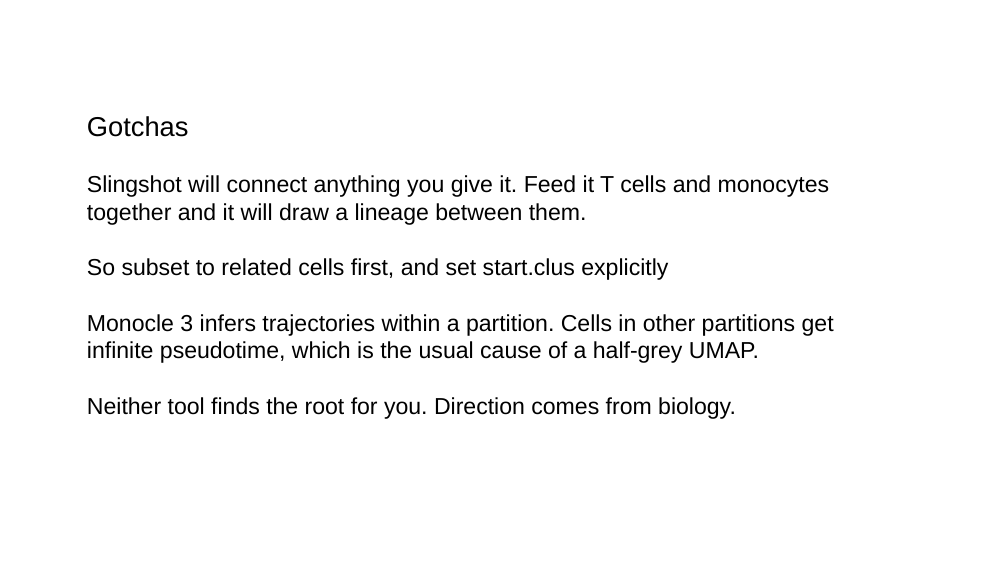
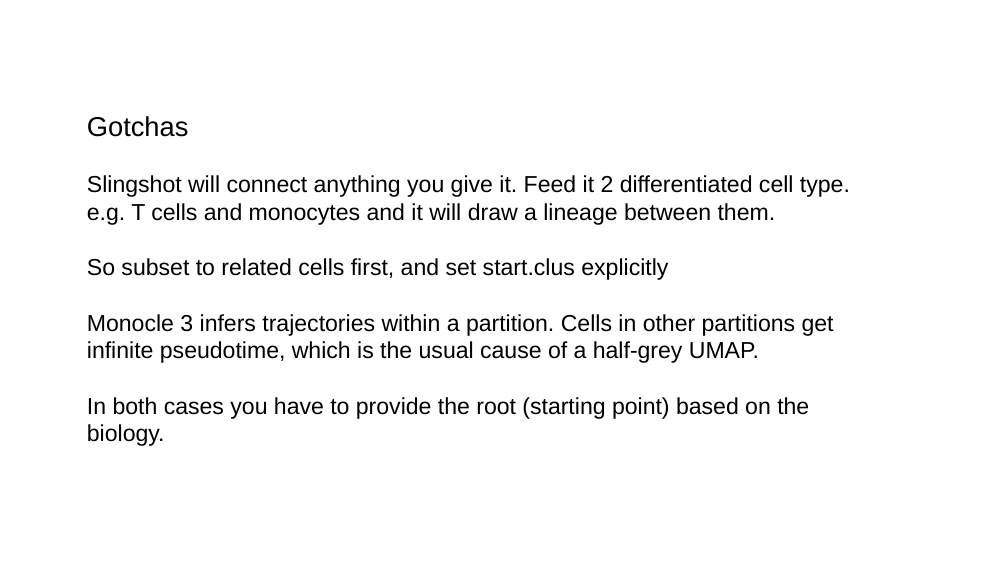
Before and after one commit to steverozen/handouts2026, a slide deck: slide 17 of wed_aug_5_morning_tutorials/Steve_Rozen_R_trajectory_inference_2026_08_05.pptx. Drawn at 1008x567 pixels with LibreOffice and Linux fonts; fonts in the diff are those of the drawing. Boxes give left, top, right and bottom in pixels: in the first picture for what was removed or moved away, otherwise in the second. Text is boxed around its words. In the diff, an @@ line names an element or a change of style, - is before the commit and + after.

Commit message:
answer low cell number (dendritic cells) question

```diff
--- a/wed_aug_5_morning_tutorials/Steve_Rozen_R_trajectory_inference_2026_08_05.pptx
+++ b/wed_aug_5_morning_tutorials/Steve_Rozen_R_trajectory_inference_2026_08_05.pptx
@@ text at bbox=[87, 175, 850, 225]: text changed @@
-Slingshot will connect anything you give it. Feed it T cells and monocytes together and it will draw a lineage between them.
+Slingshot will connect anything you give it. Feed it 2 differentiated cell type. e.g. T cells and monocytes and it will draw a lineage between them.
@@ text at bbox=[87, 397, 809, 446]: text changed @@
-Neither tool finds the root for you. Direction comes from biology.
+In both cases you have to provide the root (starting point) based on the biology.
```
Also in this commit, not shown: 6 other slides changed, 15 other files.
